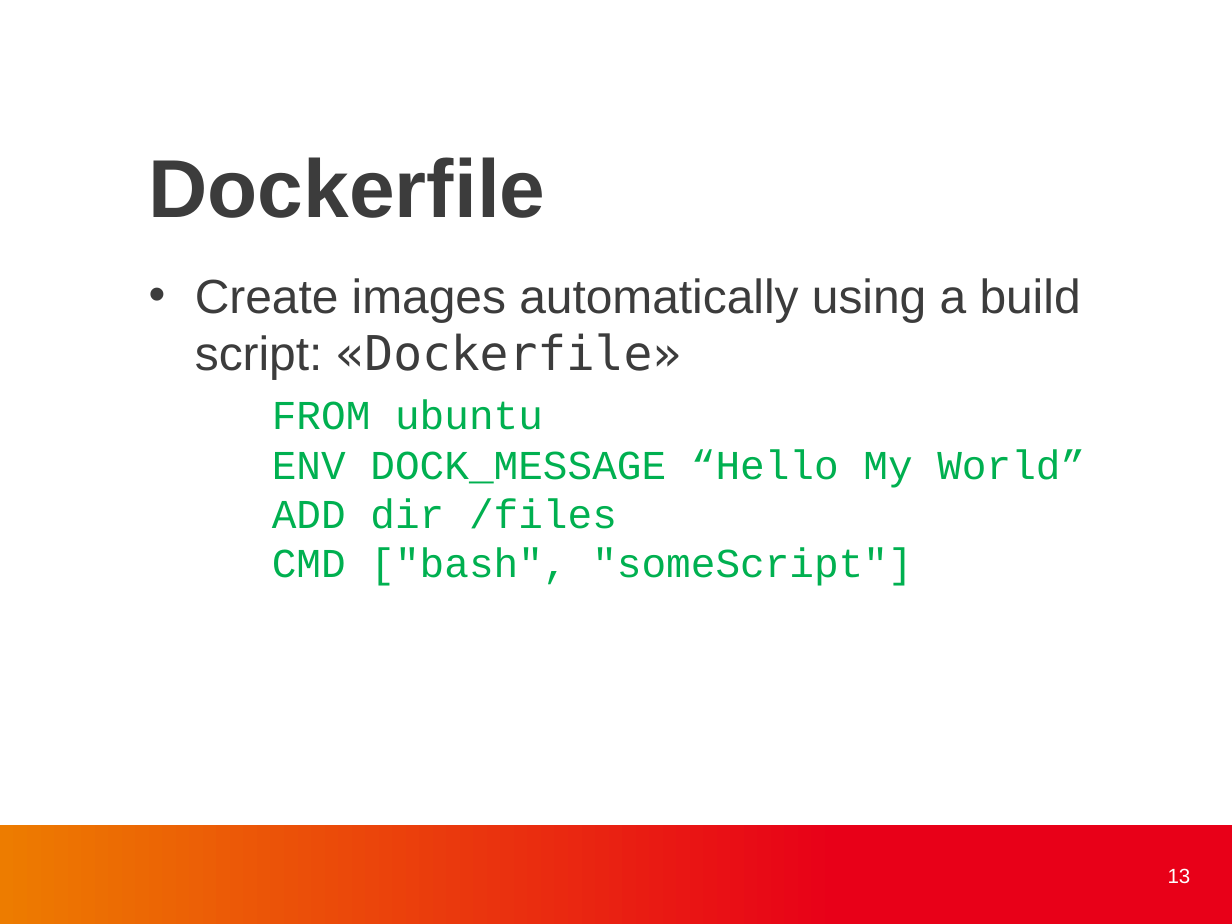
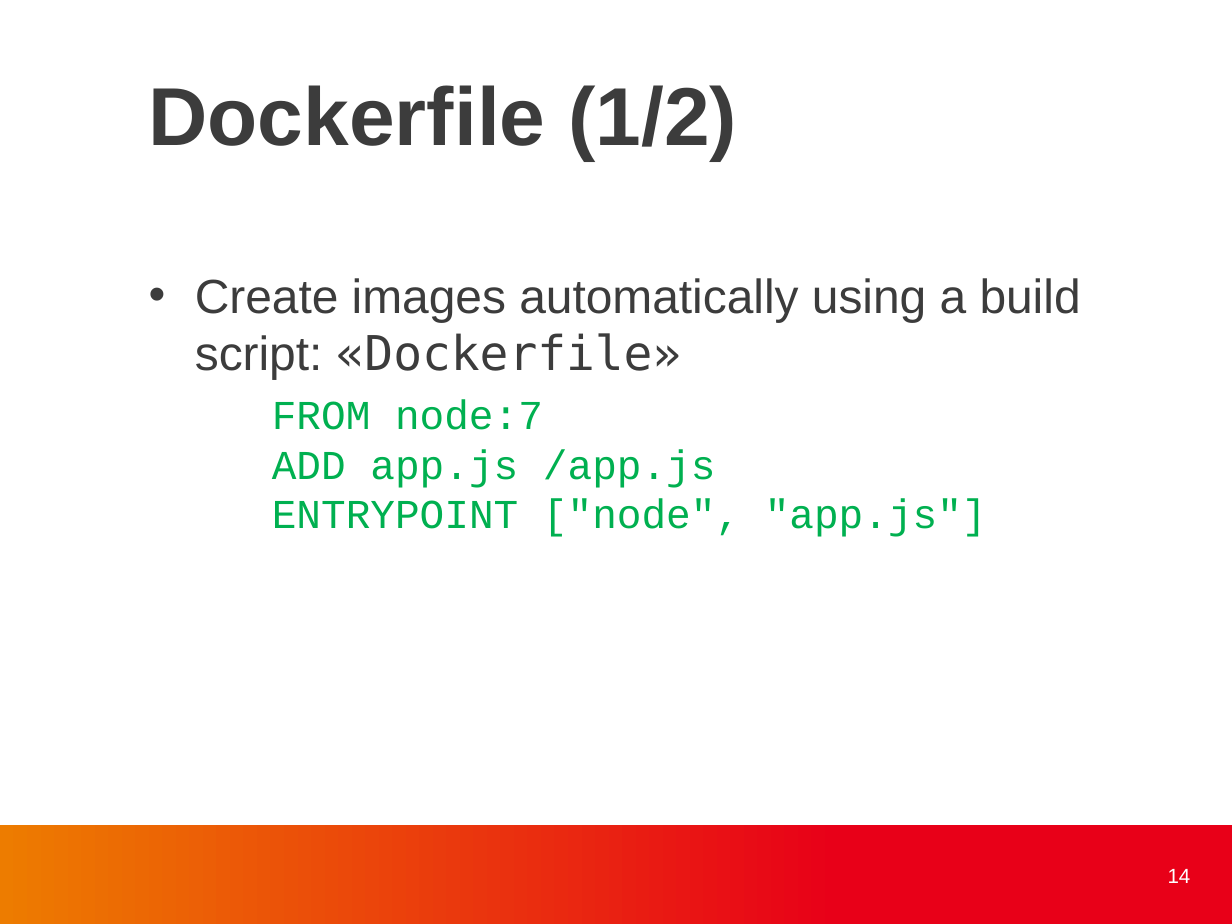
Before and after one commit to finneon/docker, a slide deck: slide 14 of docker_present.pptx (slide 13 before the commit). Drawn at 1232x924 pixels with LibreOffice and Linux fonts; fonts in the diff are those of the drawing; background and template pictures are left out. Boxes give left, top, right and bottom in pixels: in the first picture for what was removed or moved away, otherwise in the second. Text is boxed around its words. In the diff, an @@ line names an element or a change of style, - is before the commit and + after.

```diff
--- a/docker_present.pptx
+++ b/docker_present.pptx
@@ text at (149, 85, 738, 160): text changed @@
-Dockerfile
+Dockerfile (1/2)
@@ text at (272, 400, 987, 537): text changed @@
-    FROM ubuntu
-    ENV DOCK_MESSAGE “Hello My World”
-    ADD dir /files
-    CMD ["bash", "someScript"]
+    FROM node:7
+    ADD app.js /app.js
+    ENTRYPOINT ["node", "app.js"]
@@ page number at (1168, 869, 1191, 883): text changed @@
-13
+14
```
Also in this commit, not shown: 4 other slides changed, 2 slides added, 2 other files.
